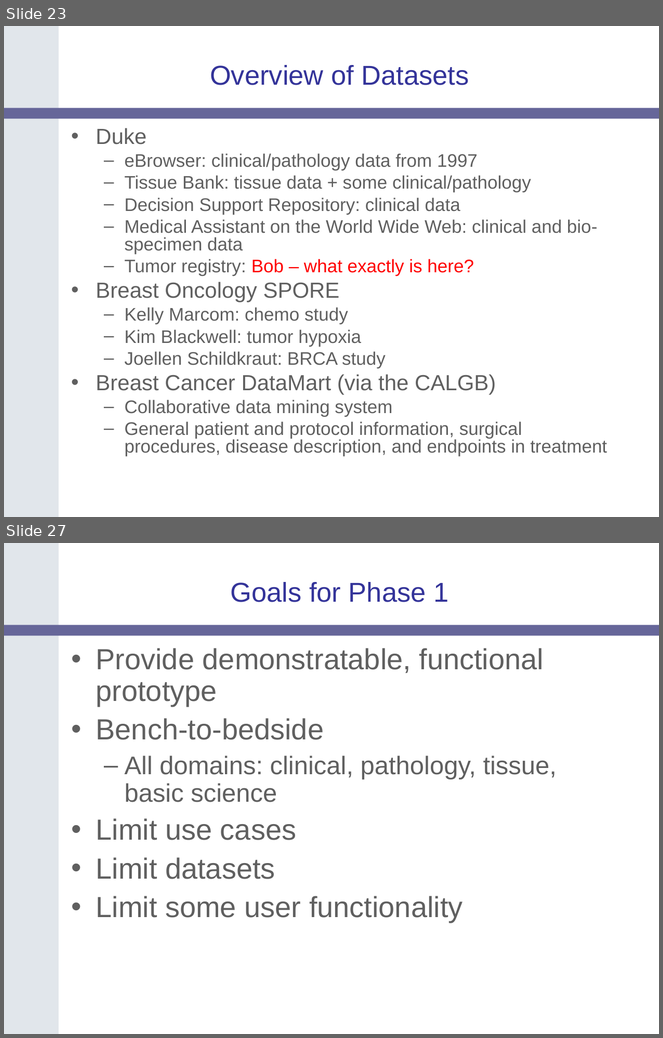
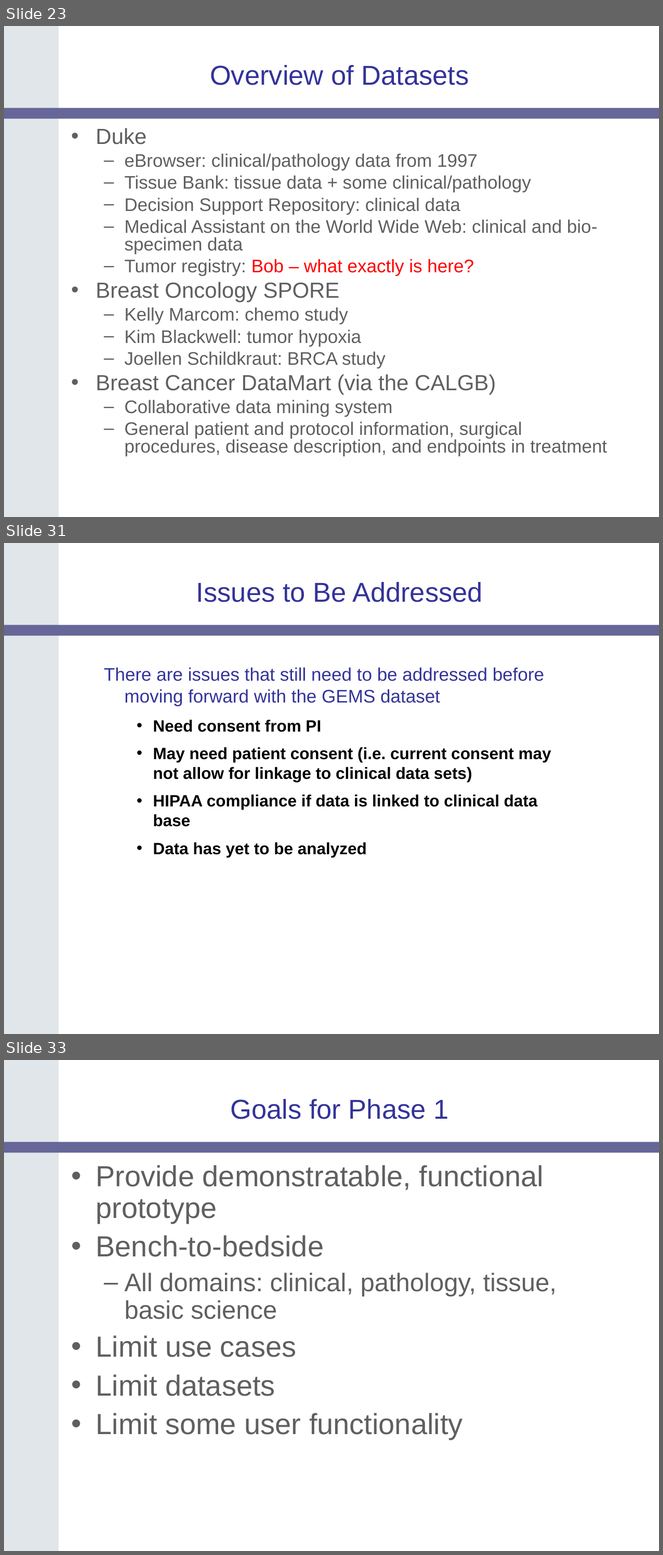
Before and after one commit to NCIP/catrip, a slide deck: catrip/documentation/presentations/catrip_f2f_2006_05/catrip_f2f_introduction_2006_05.ppt. Shown one above the other, each under a label of ours: slides 23 and 27 before the commit, slides 23, 31 and 33 after it; the slides between them are not shown. The pictures are 663x1038 and 663x1555 pixels, drawn with LibreOffice and Linux fonts; fonts in the diff are those of the drawing; background and template pictures are left out. Boxes give left, top, right and bottom in pixels: in the first picture for what was removed or moved away, otherwise in the second. Text is boxed around its words. In the diff, an @@ line names an element or a change of style, - is before the commit and + after.

Commit message:
added GEMS
SVN-Revision: 65

```diff
--- a/catrip/documentation/presentations/catrip_f2f_2006_05/catrip_f2f_introduction_2006_05.ppt
+++ b/catrip/documentation/presentations/catrip_f2f_2006_05/catrip_f2f_introduction_2006_05.ppt
@@ slide 31 added at <box>4,543,659,1034</box>, background #FFFFFF; not listed: 2 template elements that a slide beside it also shows @@
@@ title added at <box>196,582,483,602</box>, 30 pt, text #333399 @@
+Issues to Be Addressed
@@ text added at <box>104,667,552,858</box>, 18 pt, text #000000, bold @@
+  There are issues that still need to be addressed before moving forward with the GEMS dataset
+    • Need consent from PI
+    • May need patient consent (i.e. current consent may not allow for linkage to clinical data sets)
+    • HIPAA compliance if data is linked to clinical data base
+    • Data has yet to be analyzed
@@ what was slide 27 is now slide 33 @@
```
Also in this commit, not shown: 4 slides changed, 11 other slides added, 6 slides removed.
